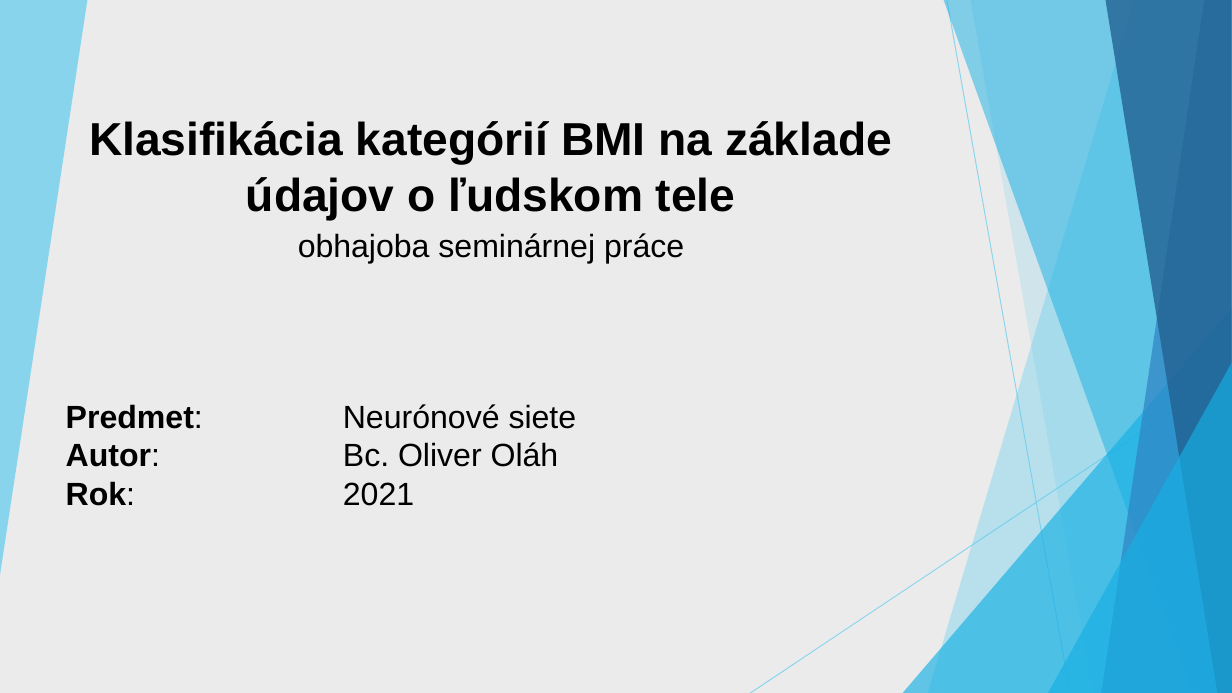
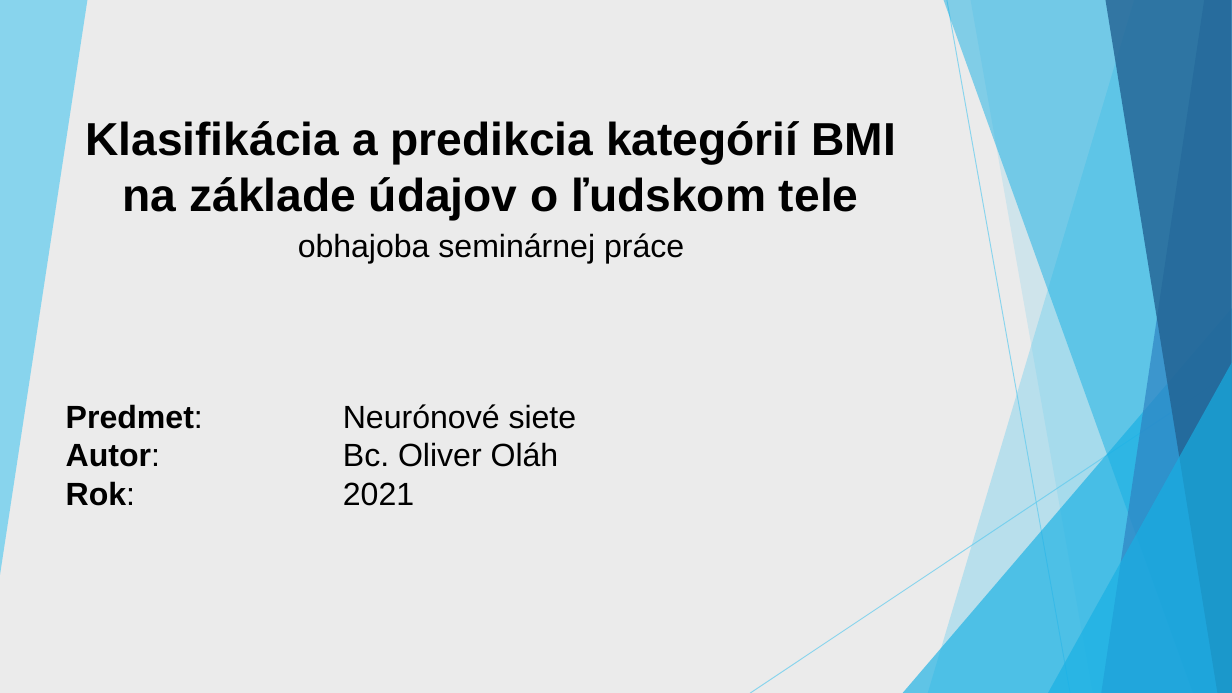
Before and after one commit to oliverolah97/Olah_NS2021, a slide deck: slide 1 of Olah_NS2021.pptx. Drawn at 1232x693 pixels with LibreOffice and Linux fonts; fonts in the diff are those of the drawing. Boxes give left, top, right and bottom in pixels: in the first picture for what was removed or moved away, otherwise in the second. Text is boxed around its words. In the diff, an @@ line names an element or a change of style, - is before the commit and + after.

```diff
--- a/Olah_NS2021.pptx
+++ b/Olah_NS2021.pptx
@@ text at (x1=85, y1=121, x2=896, y2=220): text changed @@
-Klasifikácia kategórií BMI na základe údajov o ľudskom tele
+Klasifikácia a predikcia kategórií BMI na základe údajov o ľudskom tele
```
Also in this commit, not shown: 6 other slides changed.
